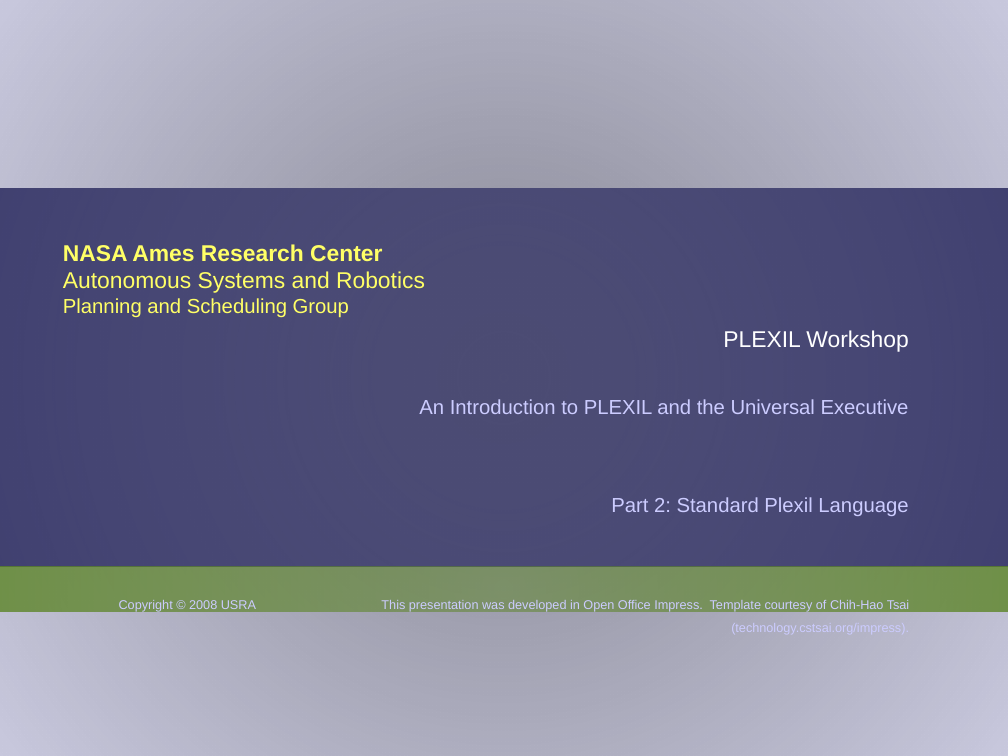
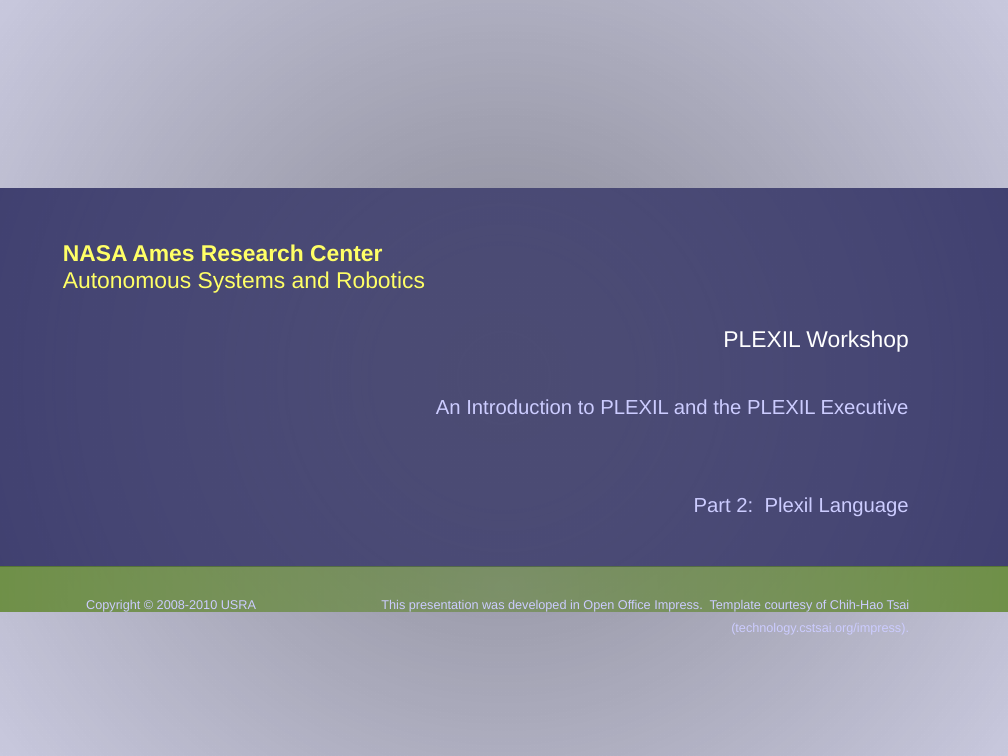
Before and after one commit to taless474/plexil, a slide deck: slide 1 of workshop/slides/plexil-workshop-language.odp. Drawn at 1008x756 pixels with LibreOffice and Linux fonts; fonts in the diff are those of the drawing; background and template pictures are left out; a plain dark background stands for a picture behind light text. Boxes give left, top, right and bottom in pixels: in the first picture for what was removed or moved away, otherwise in the second. Text is boxed around its words. In the diff, an @@ line names an element or a change of style, - is before the commit and + after.

Commit message:
revised for Plexil 1.5

```diff
--- a/workshop/slides/plexil-workshop-language.odp
+++ b/workshop/slides/plexil-workshop-language.odp
@@ text at bbox=[63, 244, 425, 293]: text changed @@
-NASA Ames Research Center
-Autonomous Systems and Robotics
-Planning and Scheduling Group
+NASA Ames Research Center
+Autonomous Systems and Robotics
@@ text at bbox=[86, 399, 910, 634]: text changed @@
-An Introduction to PLEXIL and the Universal Executive
-Part 2: Standard Plexil Language
-Copyright © 2008 USRA This presentation was developed in Open Office Impress. Template courtesy of Chih-Hao Tsai (technology.cstsai.org/impress).
+An Introduction to PLEXIL and the PLEXIL Executive
+Part 2: Plexil Language
+Copyright © 2008-2010 USRA This presentation was developed in Open Office Impress. Template courtesy of Chih-Hao Tsai (technology.cstsai.org/impress).
```
Also in this commit, not shown: 30 other slides changed, 8 slides added, 2 slides removed, 1 other file.
